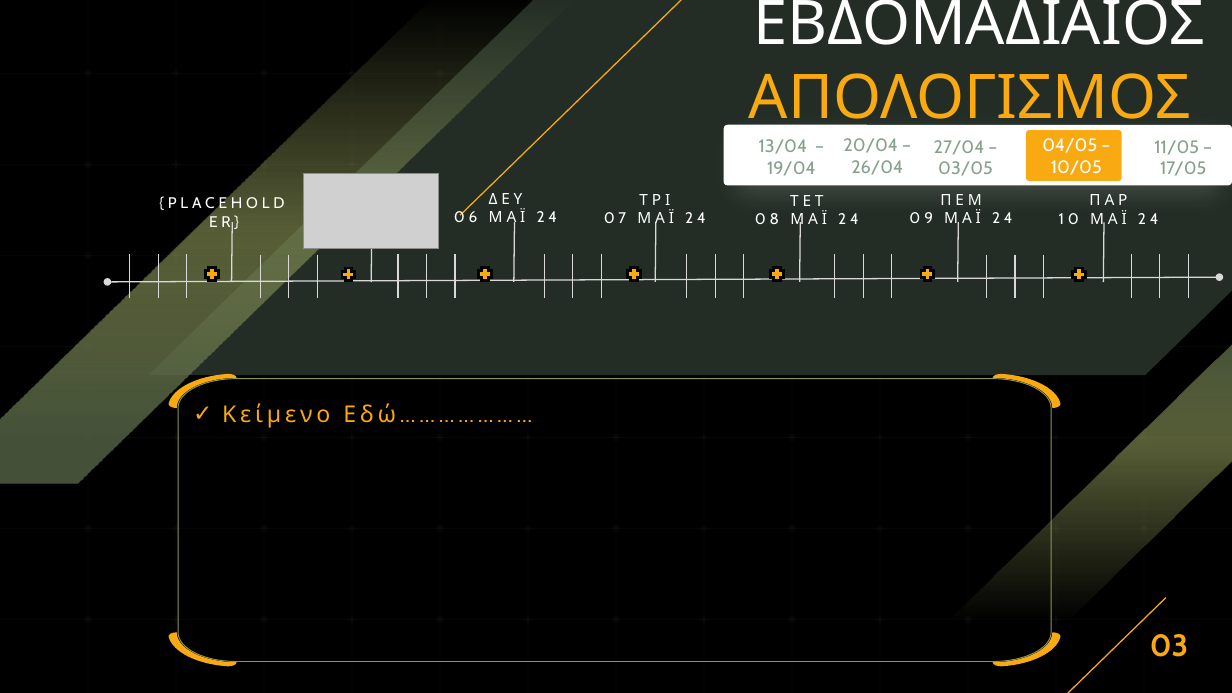
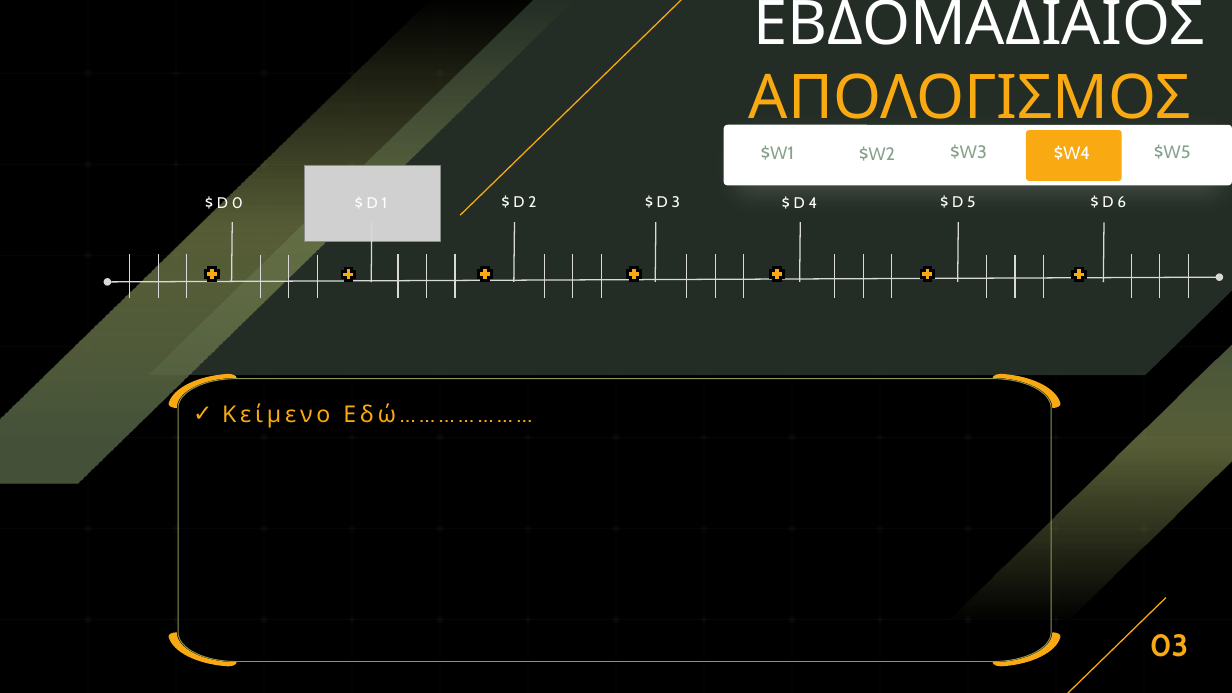
Before and after one commit to GiorgosNik/weekly_report_automator, a slide deck: slide 3 of template/template.pptx. Drawn at 1232x693 pixels with LibreOffice and Linux fonts; fonts in the diff are those of the drawing; grey boxes stand for pictures. Boxes give left, top, right and bottom in pixels: in the first picture for what was removed or moved away, otherwise in the second. Text is boxed around its words. In the diff, an @@ line names an element or a change of style, - is before the commit and + after.

```diff
--- a/template/template.pptx
+++ b/template/template.pptx
@@ text at box(761, 145, 794, 160): text changed @@
-13/04 – 19/04
+$W1
@@ text at box(859, 146, 895, 161): text changed @@
-20/04 – 26/04
+$W2
@@ text at box(950, 144, 987, 159): text changed @@
-27/04 – 03/05
+$W3
@@ text at box(1054, 145, 1090, 160): text changed @@
-04/05 – 10/05
+$W4
@@ text at box(1154, 144, 1190, 159): text changed @@
-11/05 – 17/05
+$W5
@@ picture: place and size @@
-picture at box(303, 173, 439, 249)
+picture at box(305, 166, 441, 242)
@@ text at box(205, 195, 243, 213): text changed @@
-{PLACEHOLDER}
+$D0
@@ group removed at box(454, 193, 1158, 229): 5 texts @@
-ΔΕΥ
-06 ΜΑΪ 24
-ΤΡΙ
-07 ΜΑΪ 24
-ΤΕΤ
-08 ΜΑΪ 24
-ΠΕΜ
-09 ΜΑΪ 24
-ΠΑΡ
-10 ΜΑΪ 24
@@ group added at box(355, 195, 1127, 209): 6 texts @@
+$D1
+$D2
+$D3
+$D4
+$D5
+$D6
```
Also in this commit, not shown: 1 other slide changed, 2 other files.
